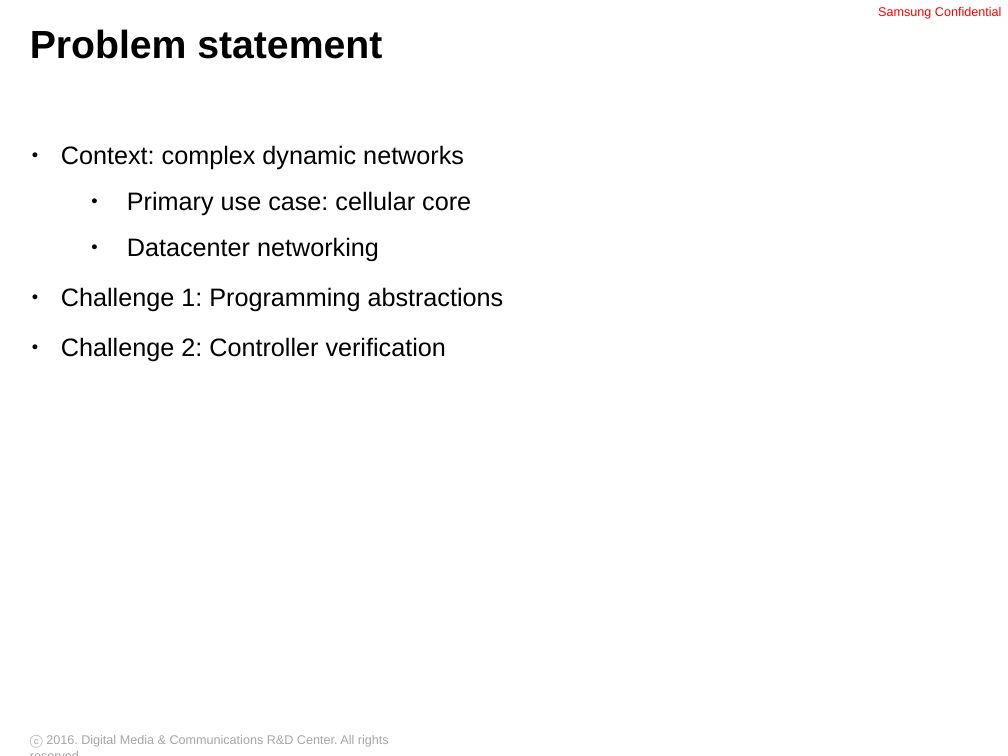
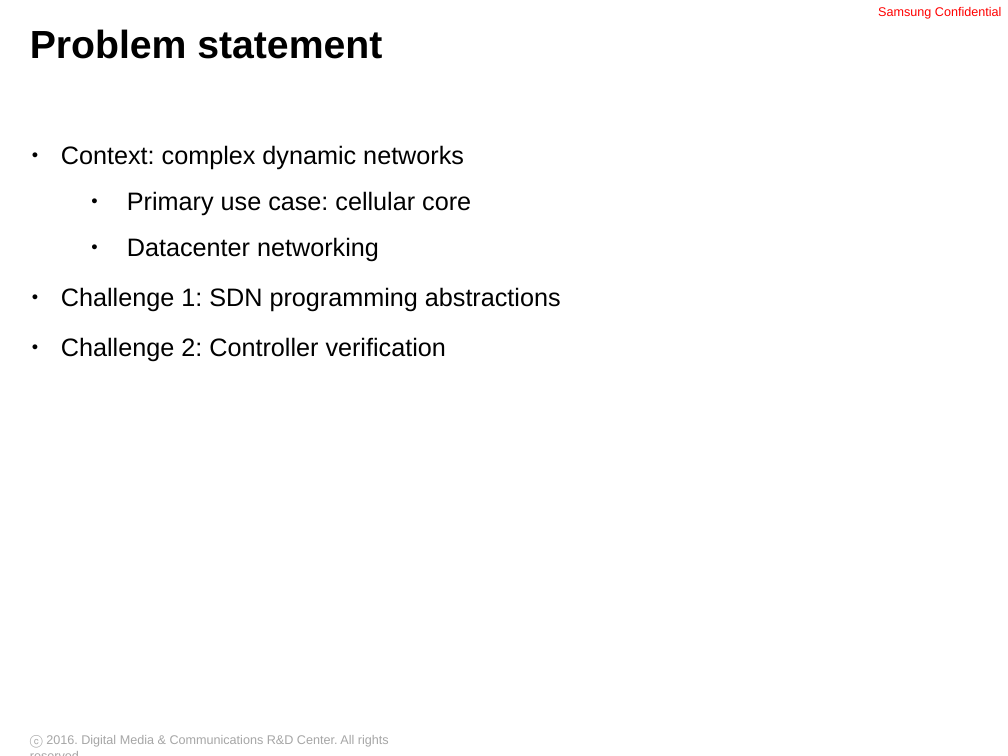
Before and after one commit to ryzhyk/cocoon, a slide deck: slide 2 of doc/03_23_16.odp. Drawn at 1008x756 pixels with LibreOffice and Linux fonts; fonts in the diff are those of the drawing; background and template pictures are left out. Boxes give left, top, right and bottom in pixels: in the first picture for what was removed or moved away, otherwise in the second. Text is boxed around its words. In the diff, an @@ line names an element or a change of style, - is before the commit and + after.

Commit message:
final slides

```diff
--- a/doc/03_23_16.odp
+++ b/doc/03_23_16.odp
@@ text at (61, 287, 561, 312): text changed @@
-● Challenge 1: Programming abstractions
+● Challenge 1: SDN programming abstractions
```
